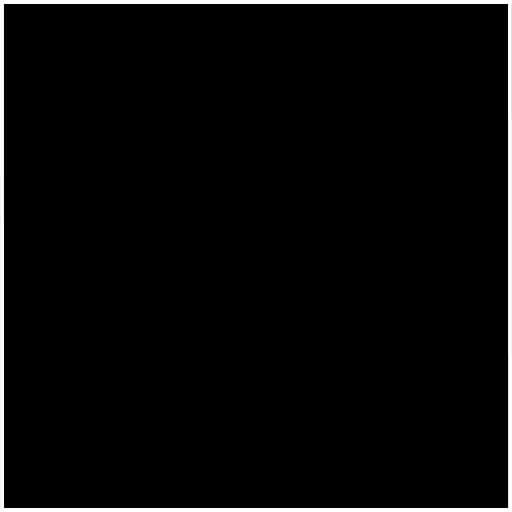
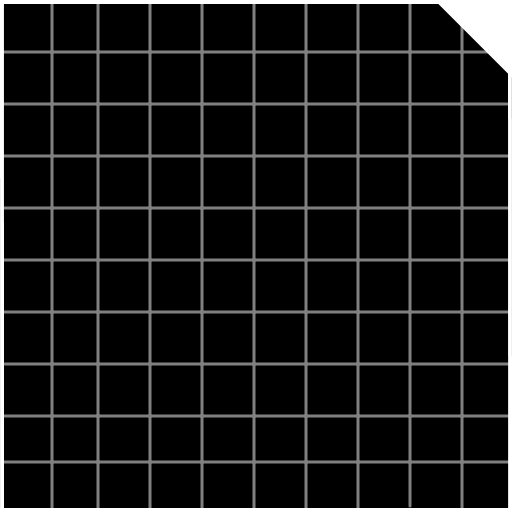
The second w=512, h=512 image is a revision of the first. Changes to its layers:
showed "矩形 1" over bbox(434, 4, 512, 78)
showed group "组 1" (18 layers) over bbox(0, 4, 512, 508)
